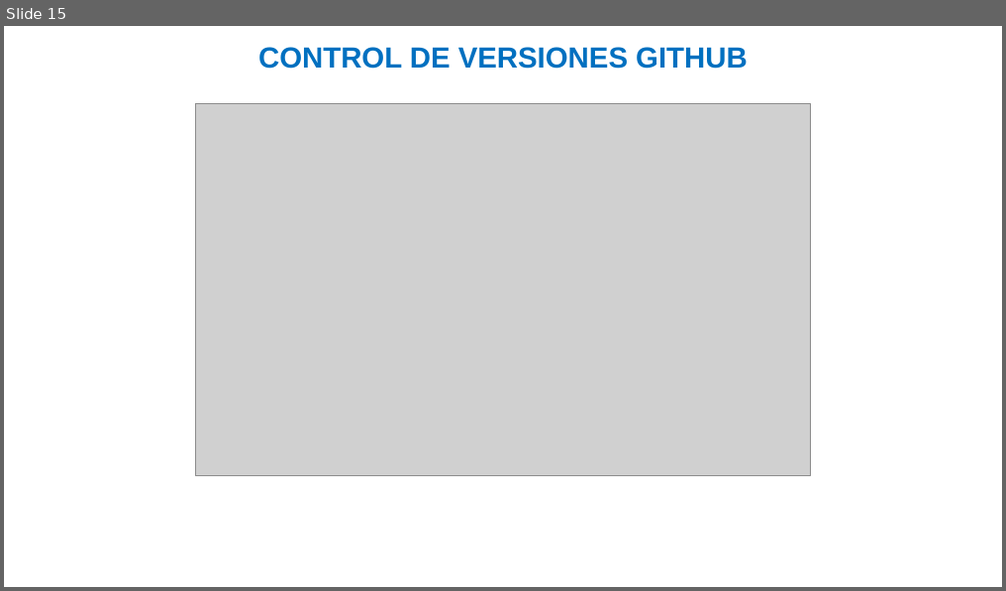
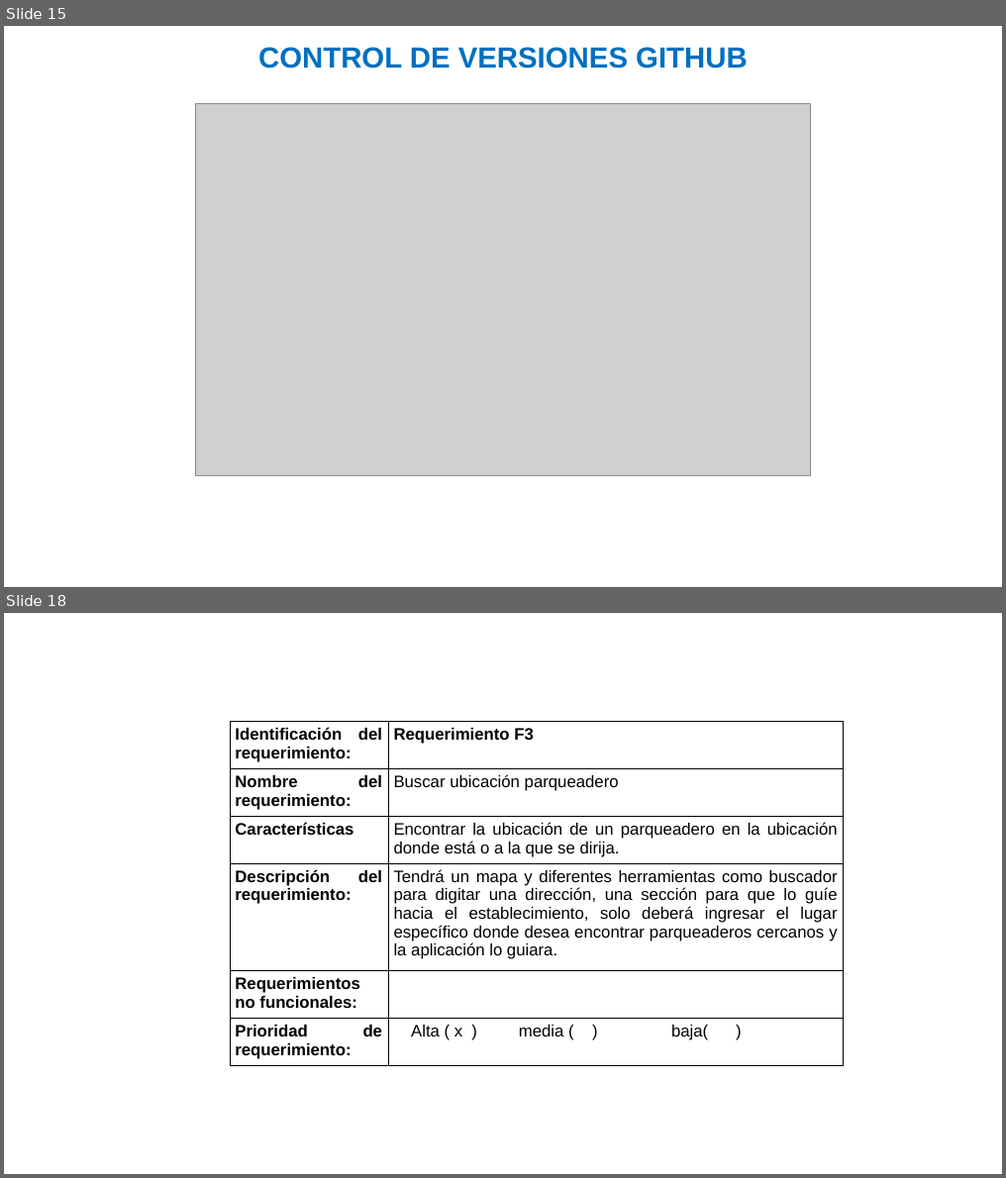
Before and after one commit to julianforero19/Proyecto_Parking, a slide deck: PLANTILLA_PRESENTACION_AVANCES_PROYECTO_.pptx. Shown one above the other, each under a label of ours: slide 15 before the commit, slides 15 and 18 after it; the slides between them are not shown. The pictures are 1006x591 and 1006x1178 pixels, drawn with LibreOffice and Linux fonts; fonts in the diff are those of the drawing; grey boxes stand for pictures; background and template pictures are left out. Boxes give left, top, right and bottom in pixels: in the first picture for what was removed or moved away, otherwise in the second. Text is boxed around its words. In the diff, an @@ line names an element or a change of style, - is before the commit and + after.

```diff
--- a/PLANTILLA_PRESENTACION_AVANCES_PROYECTO_.pptx
+++ b/PLANTILLA_PRESENTACION_AVANCES_PROYECTO_.pptx
@@ slide 18 added at (4, 613, 1002, 1174), background picture (left out) @@
@@ table added at (230, 722, 844, 1065), 6 rows, 2 columns @@
+Identificación del requerimiento: | Requerimiento F3
+Nombre del requerimiento: | Buscar ubicación parqueadero
+Características | Encontrar la ubicación de un parqueadero en la ubicación donde está o a la que se dirija.
+Descripción del requerimiento: | Tendrá un mapa y diferentes herramientas como buscador para digitar una dirección, una sección para que lo guíe hacia el establecimiento, solo deberá ingresar el lugar específico donde desea encontrar parqueaderos cercanos y la aplicación lo guiara.
+Requerimientos no funcionales: | 
+Prioridad de requerimiento: | Alta ( x ) media ( ) baja( )
```
Also in this commit, not shown: 5 other slides added.
